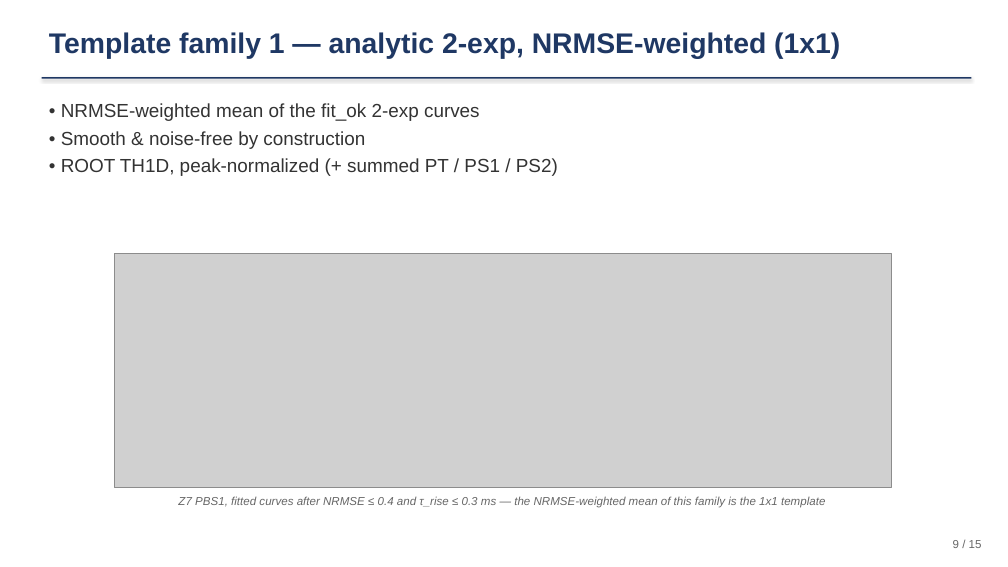
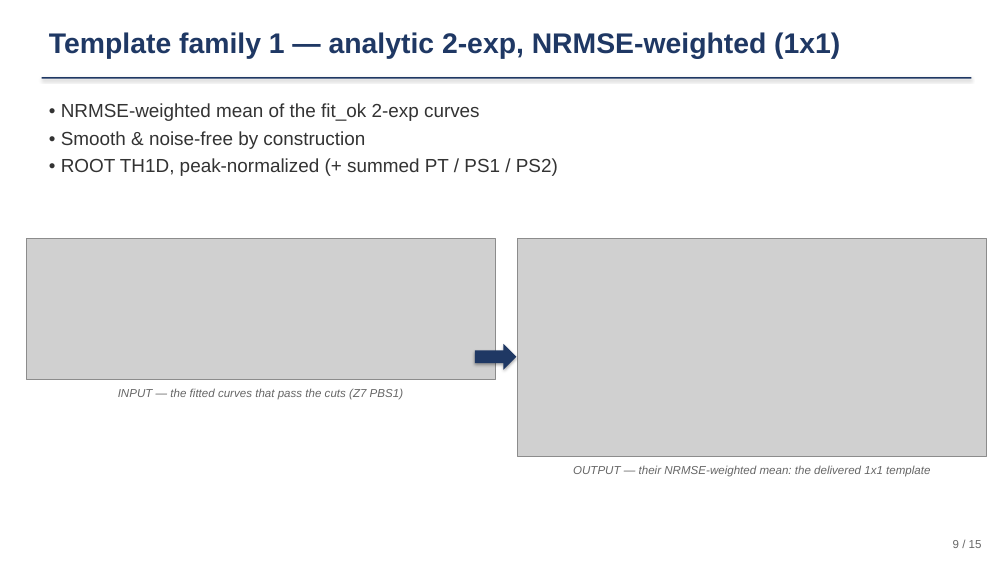
Before and after one commit to ZhihengLi0/urop, a slide deck: slide 9 of snolab/presentation/SNOLAB_R4_pulse_templates_20260715.pptx. Drawn at 1008x567 pixels with LibreOffice and Linux fonts; fonts in the diff are those of the drawing; grey boxes stand for pictures. Boxes give left, top, right and bottom in pixels: in the first picture for what was removed or moved away, otherwise in the second. Text is boxed around its words. In the diff, an @@ line names an element or a change of style, - is before the commit and + after.

```diff
--- a/snolab/presentation/SNOLAB_R4_pulse_templates_20260715.pptx
+++ b/snolab/presentation/SNOLAB_R4_pulse_templates_20260715.pptx
@@ picture: place and size @@
-picture at [114,253,891,488]
+picture at [26,238,495,380]
@@ picture added at [518,238,987,457] @@
@@ right arrow added at [475,344,516,370], fill #1F3864 @@
@@ text at [118,388,403,400]: text changed @@
-Z7 PBS1, fitted curves after NRMSE ≤ 0.4 and τ_rise ≤ 0.3 ms — the NRMSE-weighted mean of this family is the 1x1 template
+INPUT — the fitted curves that pass the cuts (Z7 PBS1)
@@ text added at [573,465,930,477], 11 pt, text #666666, italic @@
+OUTPUT — their NRMSE-weighted mean: the delivered 1x1 template
```
Also in this commit, not shown: 6 other files.
